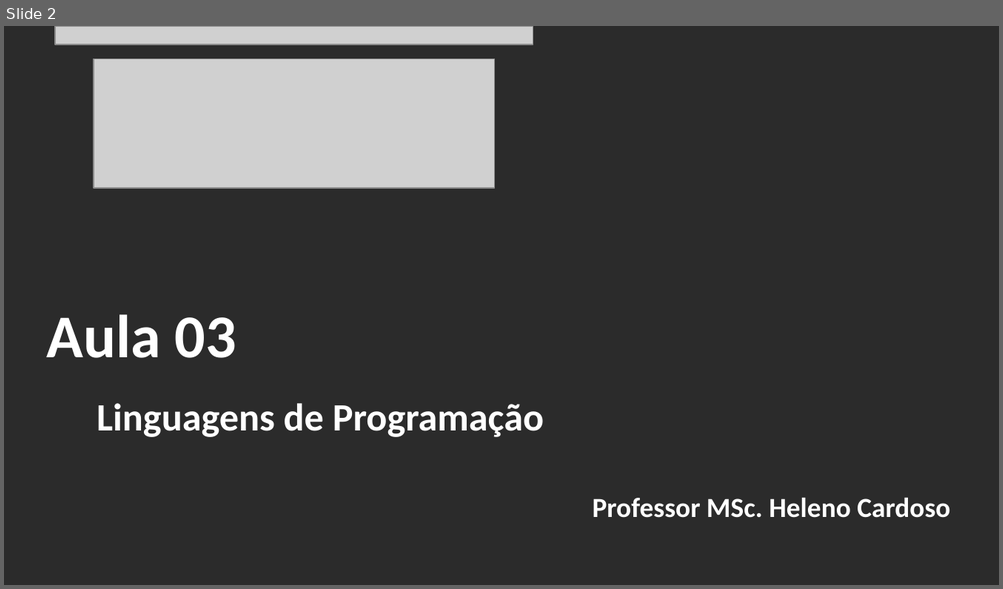
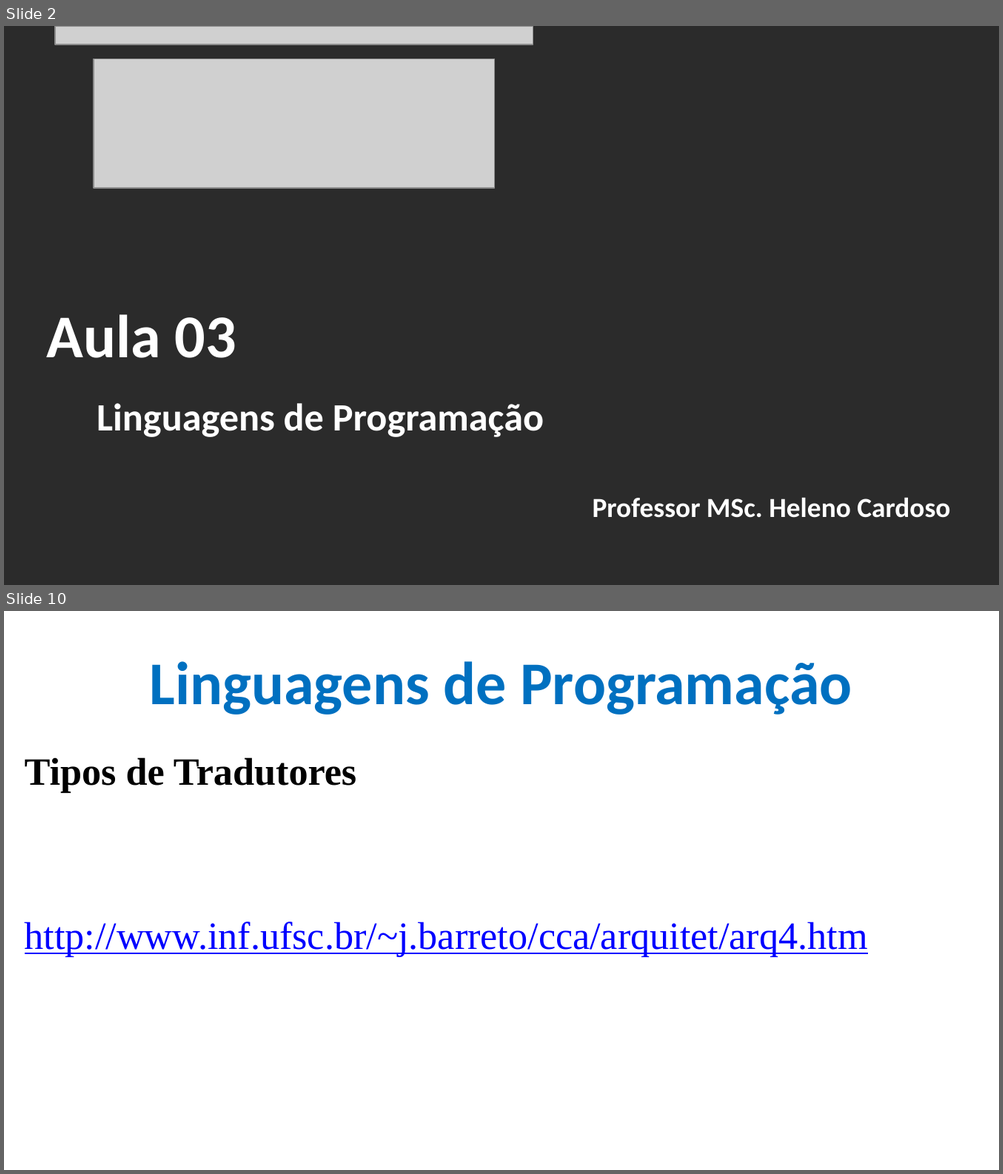
Before and after one commit to CloudEducationBrazil/WydenTeoriaCompiladores, a slide deck: 01 Classes/Aula 03 Teoria de Compiladores - Linguagens de programação.pptx. Shown one above the other, each under a label of ours: slide 2 before the commit, slides 2 and 10 after it; the slides between them are not shown. The pictures are 1003x589 and 1003x1174 pixels, drawn with LibreOffice and Linux fonts; fonts in the diff are those of the drawing; grey boxes stand for pictures; background and template pictures are left out; a plain dark background stands for a picture behind light text. Boxes give left, top, right and bottom in pixels: in the first picture for what was removed or moved away, otherwise in the second. Text is boxed around its words. In the diff, an @@ line names an element or a change of style, - is before the commit and + after.

```diff
--- a/01 Classes/Aula 03 Teoria de Compiladores - Linguagens de programação.pptx
+++ b/01 Classes/Aula 03 Teoria de Compiladores - Linguagens de programação.pptx
@@ slide 10 added at (4,611,999,1170), background picture (left out) @@
@@ title added at (149,661,852,715), 44 pt, text #0070C0, bold @@
+Linguagens de Programação
@@ text added at (25,758,868,957), 28 pt, text #0000FF, underline @@
+Tipos de Tradutores
+http://www.inf.ufsc.br/~j.barreto/cca/arquitet/arq4.htm
```
Also in this commit, not shown: 6 slides changed, 13 other slides added.
